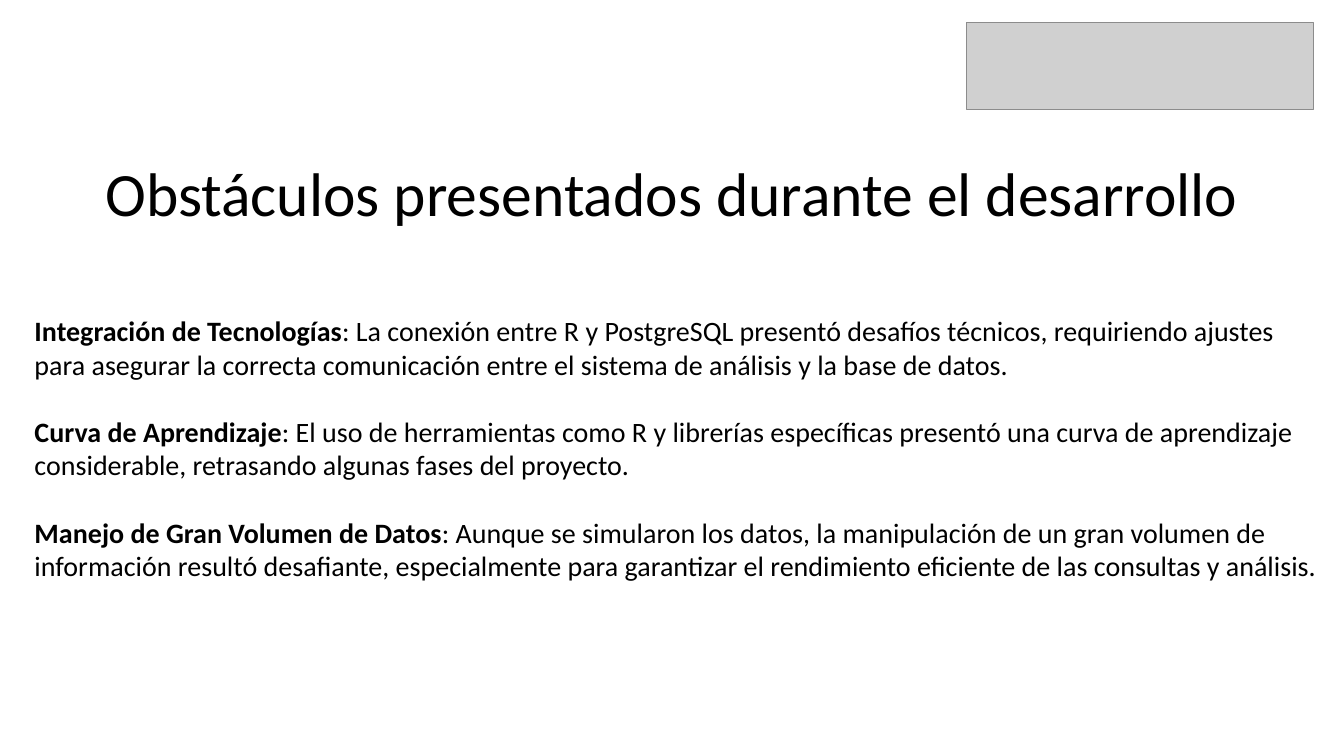
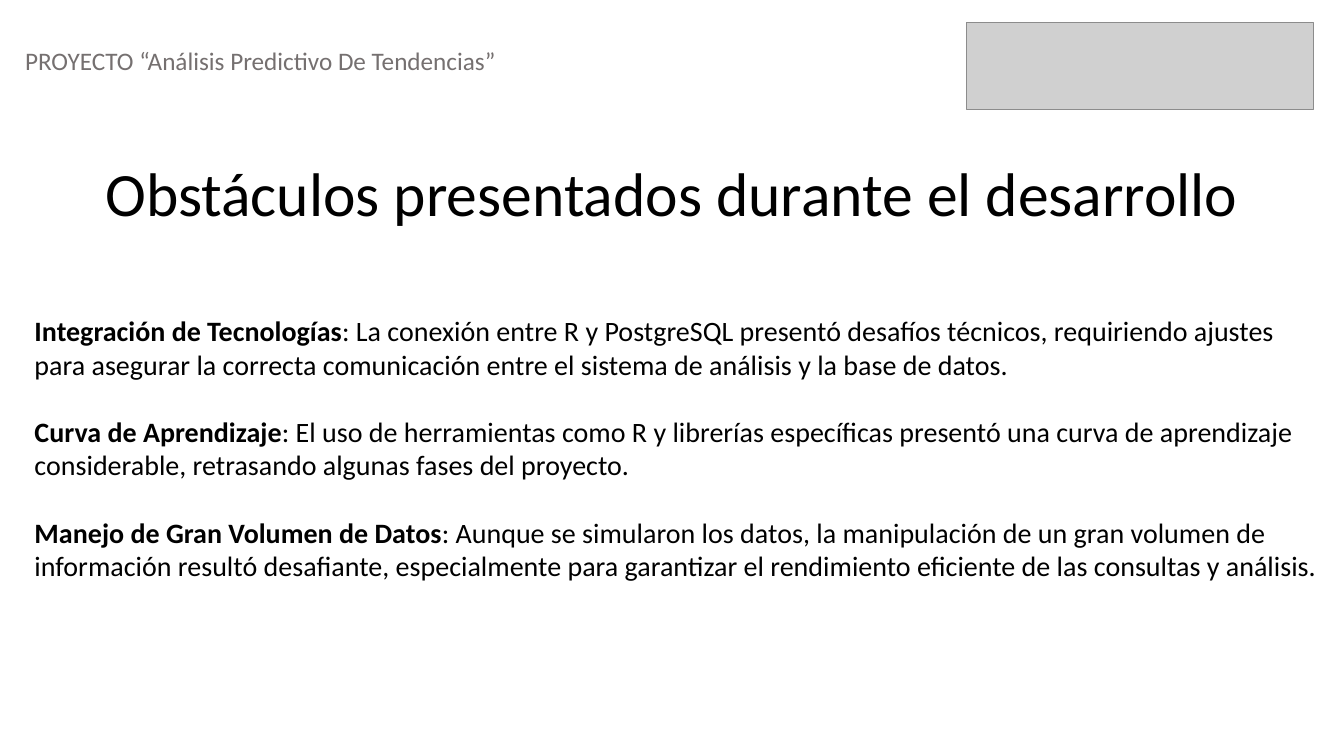
Before and after one commit to LucasCarrasco7/capstone-proyecto, a slide deck: slide 16 of Fase 3 /Evidencia Grupal/Formato Presentación final.pptx. Drawn at 1344x756 pixels with LibreOffice and Linux fonts; fonts in the diff are those of the drawing; grey boxes stand for pictures. Boxes give left, top, right and bottom in pixels: in the first picture for what was removed or moved away, otherwise in the second. Text is boxed around its words. In the diff, an @@ line names an element or a change of style, - is before the commit and + after.

```diff
--- a/Fase 3 /Evidencia Grupal/Formato Presentación final.pptx
+++ b/Fase 3 /Evidencia Grupal/Formato Presentación final.pptx
@@ text added at (25,52,496,70), 18 pt, text #757070 @@
+PROYECTO “Análisis Predictivo De Tendencias”
```
Also in this commit, not shown: 8 other slides changed, 1 slide added, 1 slide removed.
